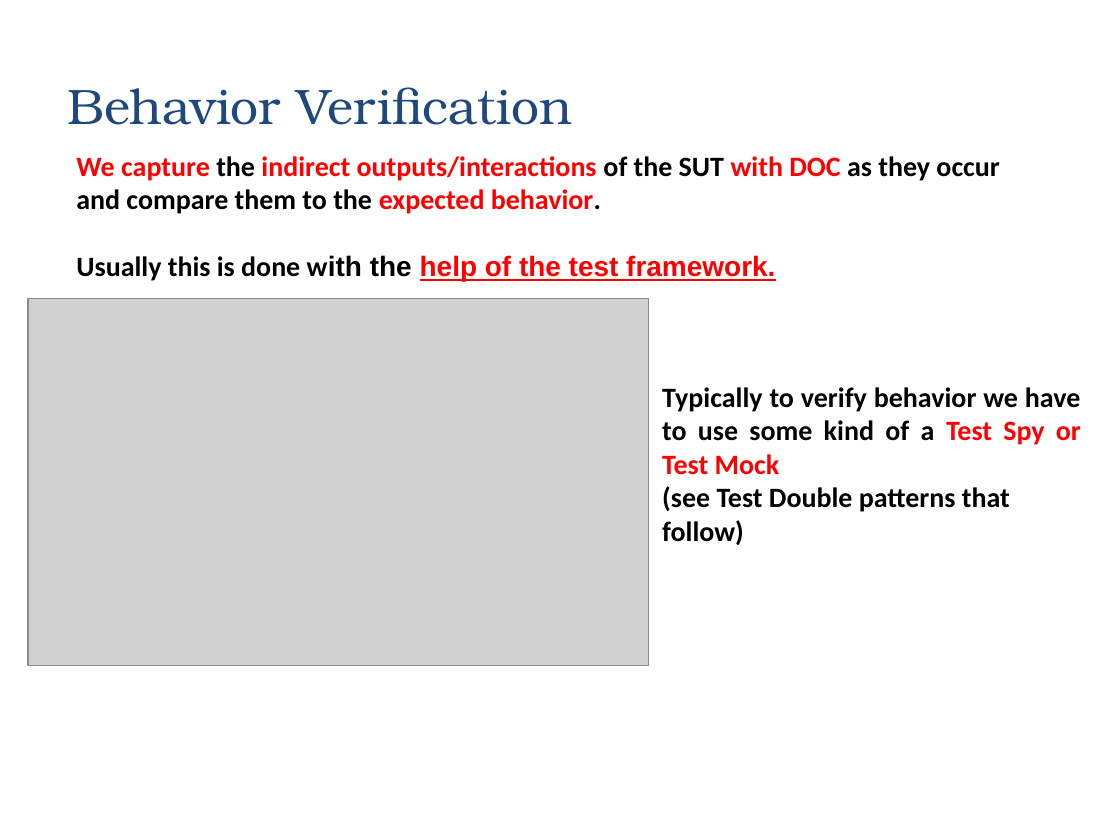
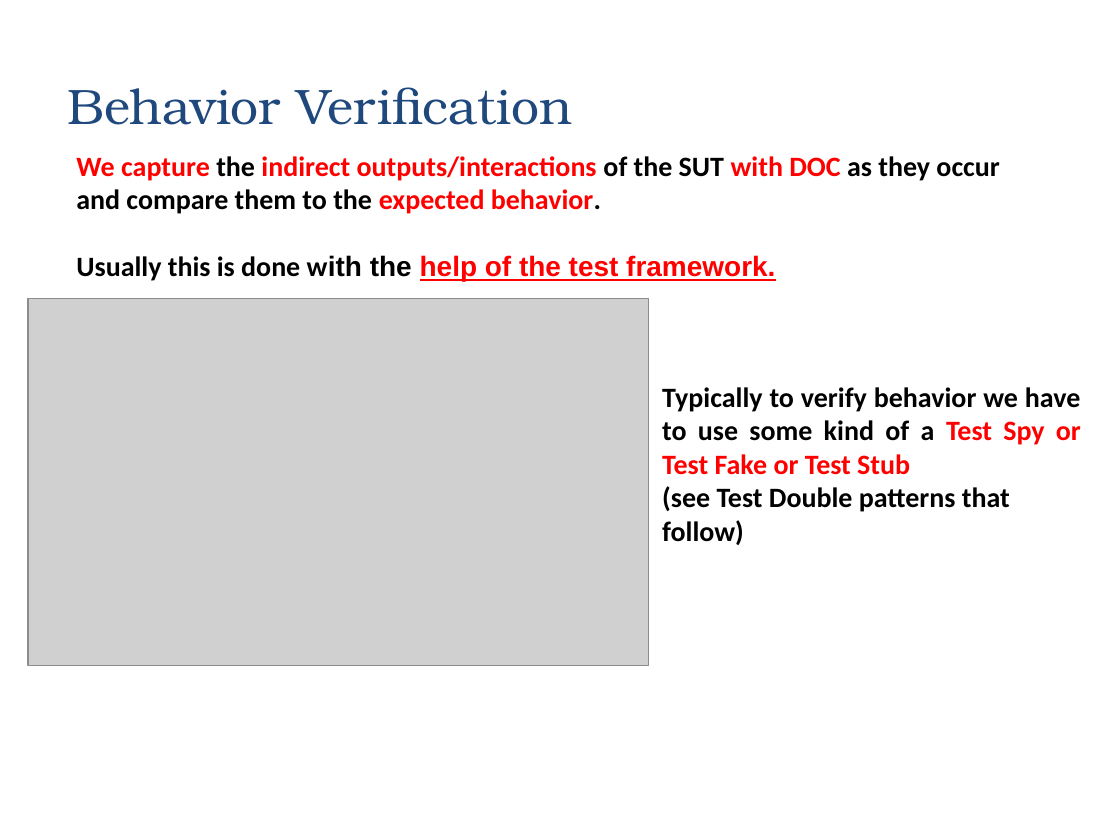
Before and after one commit to zarras/myy803-slides, a slide deck: slide 51 of 6-SoftEng-Testing.ppt. Drawn at 1120x840 pixels with LibreOffice and Linux fonts; fonts in the diff are those of the drawing; grey boxes stand for pictures. Boxes give left, top, right and bottom in pixels: in the first picture for what was removed or moved away, otherwise in the second. Text is boxed around its words. In the diff, an @@ line names an element or a change of style, - is before the commit and + after.

```diff
--- a/6-SoftEng-Testing.ppt
+++ b/6-SoftEng-Testing.ppt
@@ text at [662, 387, 1081, 475]: text changed @@
-Typically to verify behavior we have to use some kind of a Test Spy or Test Mock
+Typically to verify behavior we have to use some kind of a Test Spy or Test Fake or Test Stub
```
Also in this commit, not shown: 1 slide added, 3 other files.
